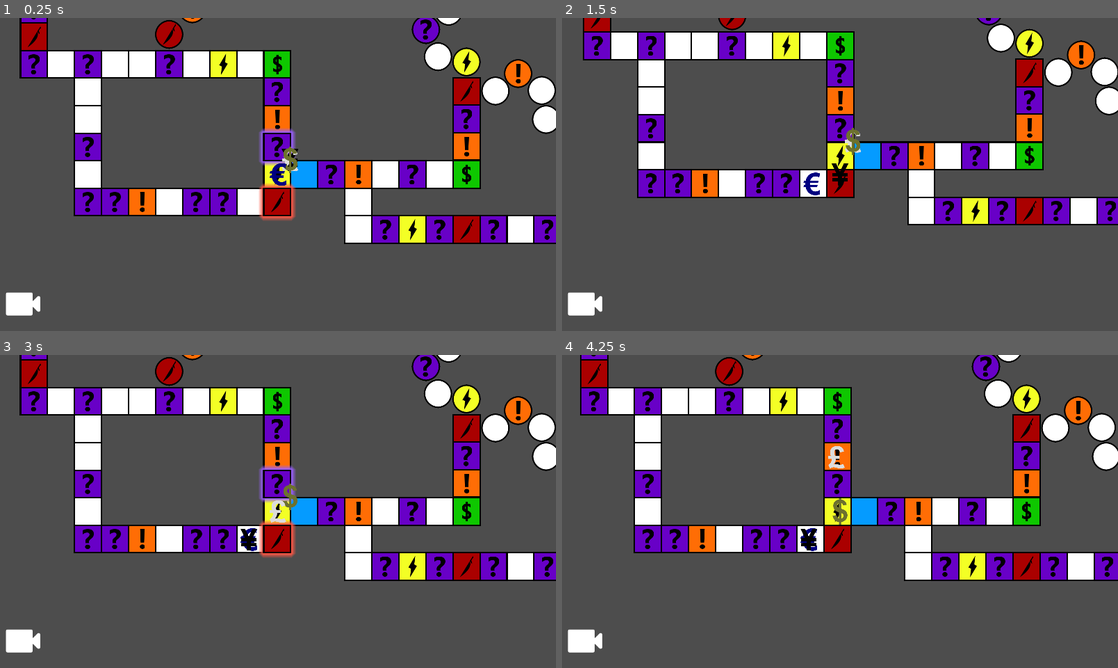
Above: before the commit, frames 1-4 (two rows, left to right).
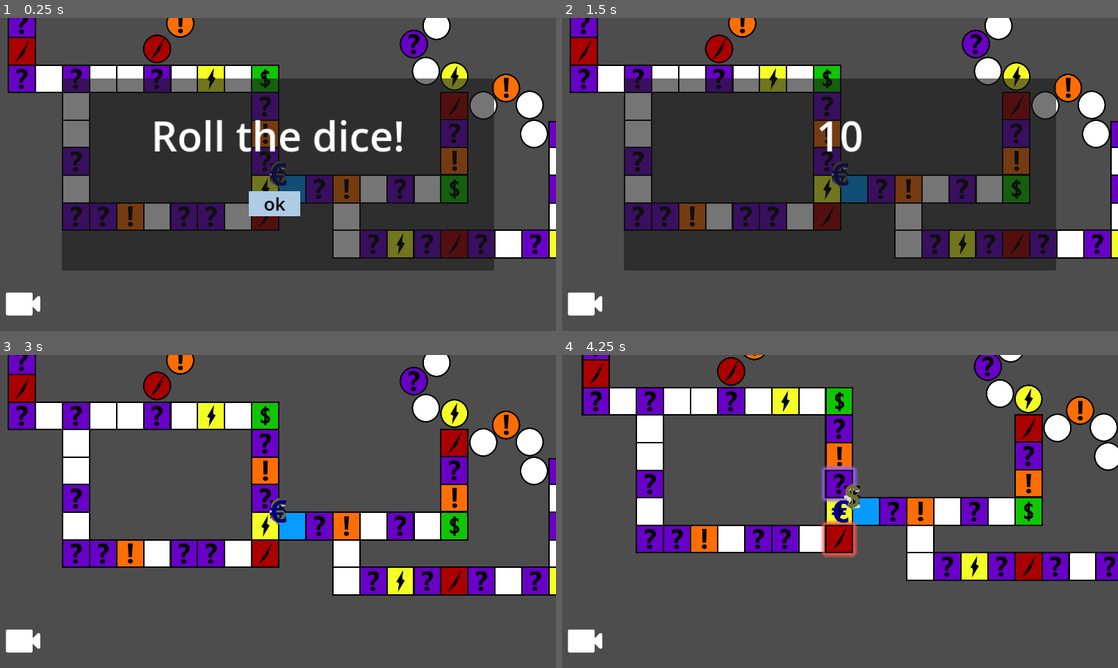
Above: after the commit, the same moments.

Repository: hfxbse/mparty
Game: Godot game, scene res://main/main.tscn
Same seed, same stepped clock (60 frames per second), same inputs: the game is played once before the commit and once after it.
Inputs (mouse positions are in pixels of both pictures, inside the frame that each line leads up to):
- Up to frame 1 (0.25 s): no input
- Up to frame 2 (1.5 s): click (834, 202) at 0.5 s, where only the run after the commit has a clickable "ok"; click (840, 202) at 1.27 s
- Up to frame 3 (3 s): move the mouse to (400, 495) at 2.02 s; hold M 2.03-2.78 s; click (400, 495) at 2.17 s; tap Enter at 2.75 s; move the mouse to (166, 527) at 2.77 s; tap P at 2.85 s; click (166, 527) at 2.92 s
- Up to frame 4 (4.25 s): click (840, 483) at 3.52 s

The runs differ from the first frame. In frame 1, 58% of the frame differs, in the area x 1-100%, y 0-81%; in frame 2, 62%; in frame 3, 31%; in frame 4, 6.9%.

Commit message:
Connect dice menu to main

Diff:
--- a/dice/Dice.gd
+++ b/dice/Dice.gd
@@ -1,8 +1,9 @@
 extends Control
 
-@onready var animation = $AnimationPlayer
-@onready var label = $Label
-@onready var button = $Button
+@onready var label = $Panel/Label
+@onready var button = $Panel/Button
+
+signal dice_number(dnumber: int)
 
 func _on_button_pressed():
 	var random = randi_range(1,12)
@@ -10,4 +11,5 @@
 	label.set_text(String("%d" % random))
 	button.hide()
 	await get_tree().create_timer(1.5).timeout
-	self.visible = false
+	dice_number.emit(random)
+	visible = false
--- a/dice/Dice.tscn
+++ b/dice/Dice.tscn
@@ -12,6 +12,7 @@
 anchor_bottom = 1.0
 grow_horizontal = 2
 grow_vertical = 2
+script = ExtResource("1_2eigy")
 
 [node name="Panel" type="Panel" parent="."]
 layout_mode = 1
@@ -27,7 +28,6 @@
 grow_horizontal = 2
 grow_vertical = 2
 pivot_offset = Vector2(336, 166)
-script = ExtResource("1_2eigy")
 
 [node name="Button" type="Button" parent="Panel"]
 layout_mode = 1
@@ -59,4 +59,4 @@
 horizontal_alignment = 1
 vertical_alignment = 1
 
-[connection signal="pressed" from="Panel/Button" to="Panel" method="_on_button_pressed"]
+[connection signal="pressed" from="Panel/Button" to="." method="_on_button_pressed"]
--- a/main/main.gd
+++ b/main/main.gd
@@ -8,6 +8,7 @@
 
 @onready var main_camera = $MainCamera
 @onready var hud = $HUD
+@onready var menu_overlay = $MenuOverlay
 
 
 func _init():
@@ -81,8 +82,8 @@
 		player.sprite.visibility_layer = 9
 
 
-func roll_dice():	# roll dice and return the eyecount
-	return 3
+func roll_dice():
+	return await menu_overlay.add_dice_menu()
 
 
 func player_turn(player):
--- a/main/main.tscn
+++ b/main/main.tscn
@@ -1,12 +1,15 @@
-[gd_scene load_steps=5 format=3 uid="uid://cfjyx6b4461mv"]
+[gd_scene load_steps=6 format=3 uid="uid://cfjyx6b4461mv"]
 
 [ext_resource type="Script" path="res://main/main.gd" id="1_5mwui"]
+[ext_resource type="PackedScene" uid="uid://c6dijanr2hvlp" path="res://menu_overlay/menu_overlay.tscn" id="2_72htq"]
 [ext_resource type="PackedScene" uid="uid://bcs3nvv2okhry" path="res://map/map.tscn" id="2_n57xg"]
 [ext_resource type="Script" path="res://main/main_camera.gd" id="4_lgfck"]
 [ext_resource type="PackedScene" uid="uid://do3h71ihunhmt" path="res://overlay/hud.tscn" id="5_j2h8g"]
 
 [node name="Node2" type="Node"]
 script = ExtResource("1_5mwui")
+
+[node name="MenuOverlay" parent="." instance=ExtResource("2_72htq")]
 
 [node name="HUD" parent="." instance=ExtResource("5_j2h8g")]
 
--- /dev/null
+++ b/menu_overlay/menu_overlay.gd
@@ -0,0 +1,14 @@
+extends CanvasLayer
+
+var dice_menu
+var difficulty_menu
+
+func add_dice_menu():
+	dice_menu = preload("res://dice/Dice.tscn").instantiate()
+	add_child(dice_menu)
+
+	var dice_value = await dice_menu.dice_number
+	await get_tree().create_timer(1.5).timeout
+
+	remove_child(dice_menu)
+	return dice_value
--- /dev/null
+++ b/menu_overlay/menu_overlay.tscn
@@ -0,0 +1,6 @@
+[gd_scene load_steps=2 format=3 uid="uid://c6dijanr2hvlp"]
+
+[ext_resource type="Script" path="res://menu_overlay/menu_overlay.gd" id="1_isviu"]
+
+[node name="MenuOverlay" type="CanvasLayer"]
+script = ExtResource("1_isviu")
--- a/project.godot
+++ b/project.godot
@@ -13,7 +13,6 @@
 config/name="mparty"
 run/main_scene="res://main/main.tscn"
 config/features=PackedStringArray("4.0", "GL Compatibility")
-config/icon="res://player/icon.svg"
 
 [display]
 
